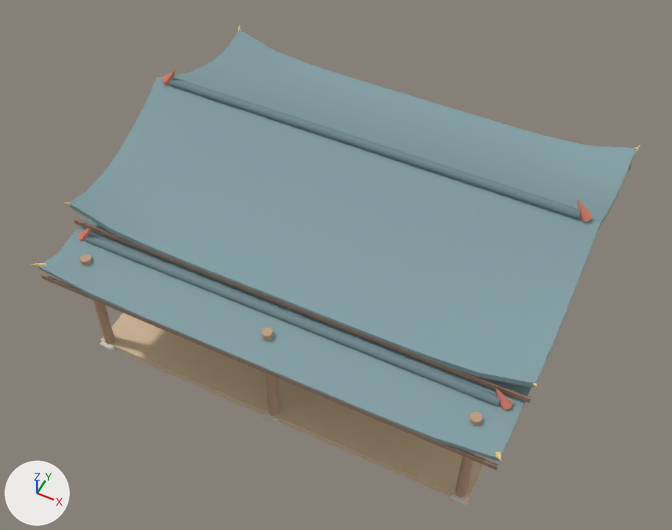
Two versions of the glTF model assets/models/env/house_long.glb, one commit apart.
Both versions are drawn from a 50 mm camera at (6.41, -14.07, 18.05) aimed at (0.02, -1.27, 2.05). Arrows for +X, +Y and +Z are at lower left; the lights stay in place. The older version comes first. Objects named as collision shapes, trigger or cutter boxes, shadow casters or lower levels of detail are left out. Vertices at exactly the same position are counted once.

In view in the first picture: 'HouseLong'.
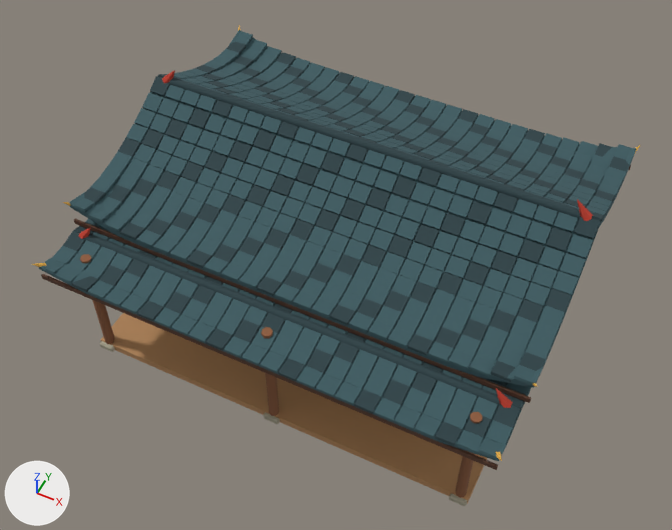
Location of each change, (x1, y1, x2, y2) in pixels of the pictures (672 x 530 px):
```json
{"part": 1, "of": "me_houselong", "change": "added", "after": [52, 246, 78, 264]}
{"part": 2, "of": "me_houselong", "change": "added", "after": [486, 420, 512, 445], "on screen": "cyan"}
{"part": 3, "of": "me_houselong", "change": "built on", "after": [39, 31, 633, 460], "on screen": "cyan"}
{"part": 4, "of": "me_houselong", "change": "recoloured", "before": [32, 26, 641, 506], "after": [32, 26, 641, 506]}
```

Edits to the scene script, one JSON object a line:
```json
{"block": "me_houselong", "where": "# used by ob_houselong; location = (0.0, 0.0, 0.0)"}
{"op": "remove", "block": "me_houselong", "code": "me_houselong.from_pydata(...)  # 2114 vertices, 3724 faces; spans x -5.37..5.37, y -5.16..3.76, z -0.08..5.1"}
{"op": "add", "block": "me_houselong", "code": "me_houselong.from_pydata(...)  # 7302 vertices, 11508 faces; spans x -5.37..5.37, y -5.16..3.76, z -0.08..5.1"}
{"block": "me_houselong", "change": "me_houselong part 1: the loose piece of 8 vertices spanning x -4.14..-4.1, y -2.81..-2.71, z 1.2..2.2 is copied, and the copy is scaled about its middle by (9.67, 4.62, 0.0649), then moved by (-0.87, -1.69, 1.34); it spans x -5.19..-4.8, y -4.66..-4.24, z 3.0..3.08"}
{"block": "me_houselong", "change": "me_houselong part 2: the loose piece of 8 vertices spanning x 4.1..4.14, y -2.81..-2.71, z 1.2..2.2 is copied, and the copy is scaled about its middle by (9.67, 4.62, 0.0649), then moved by (0.87, -1.69, 1.34); it spans x 4.8..5.19, y -4.66..-4.24, z 3.0..3.08"}
{"block": "me_houselong", "change": "me_houselong part 3: 4 vertices removed from x -0.55..0.55, y -2.8..-2.7, z 3.0; 5184 vertices added at x -5.29..5.29, y -5.06..3.66, z 2.9..4.77"}
{"block": "me_houselong", "change": "me_houselong part 4: 3450 kept faces spanning x -5.37..5.37, y -5.16..3.76, z -0.08..5.1 get new vertex colours"}
{"block": "me_houselong", "change": "other edits to the shape of me_houselong do not show in these pictures"}
```
